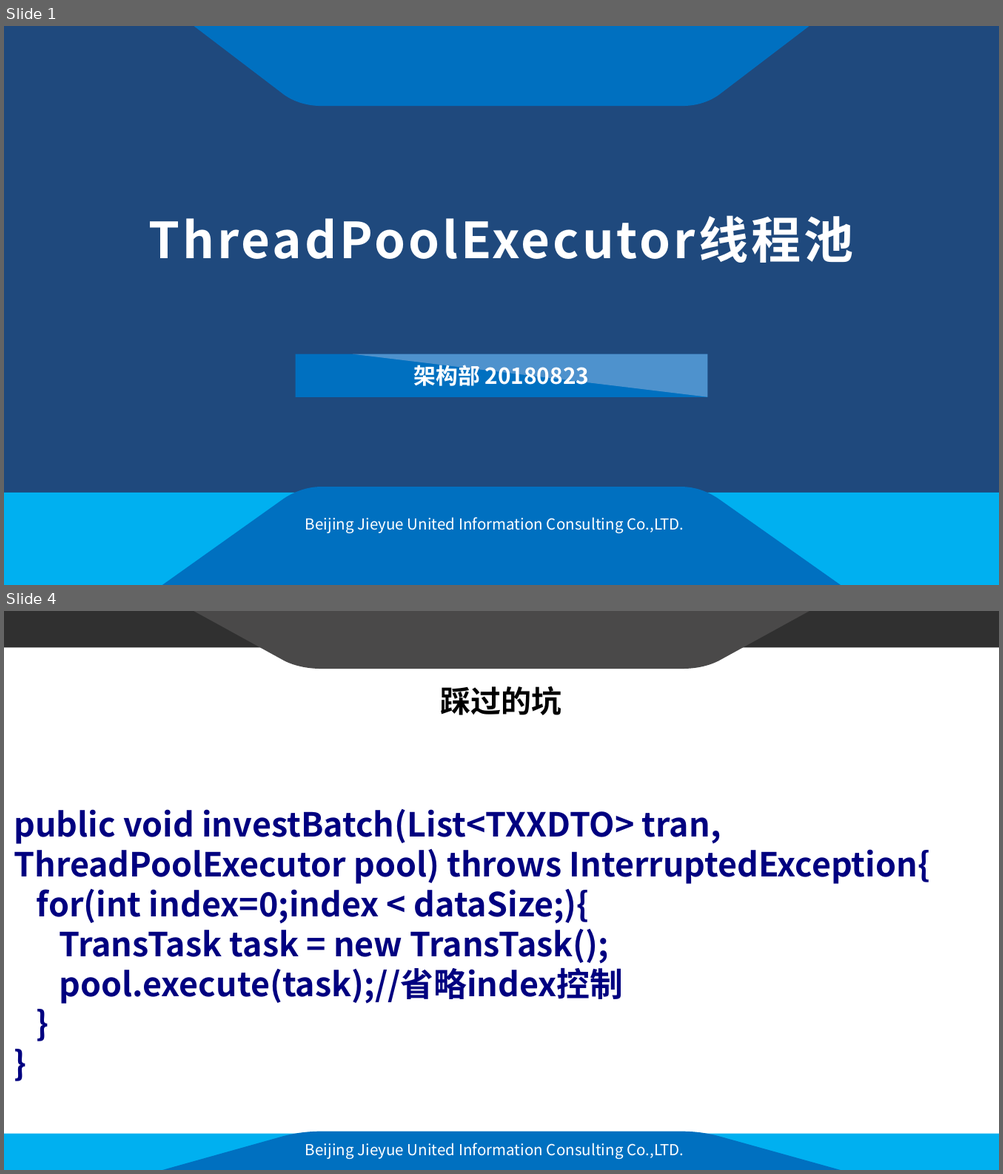
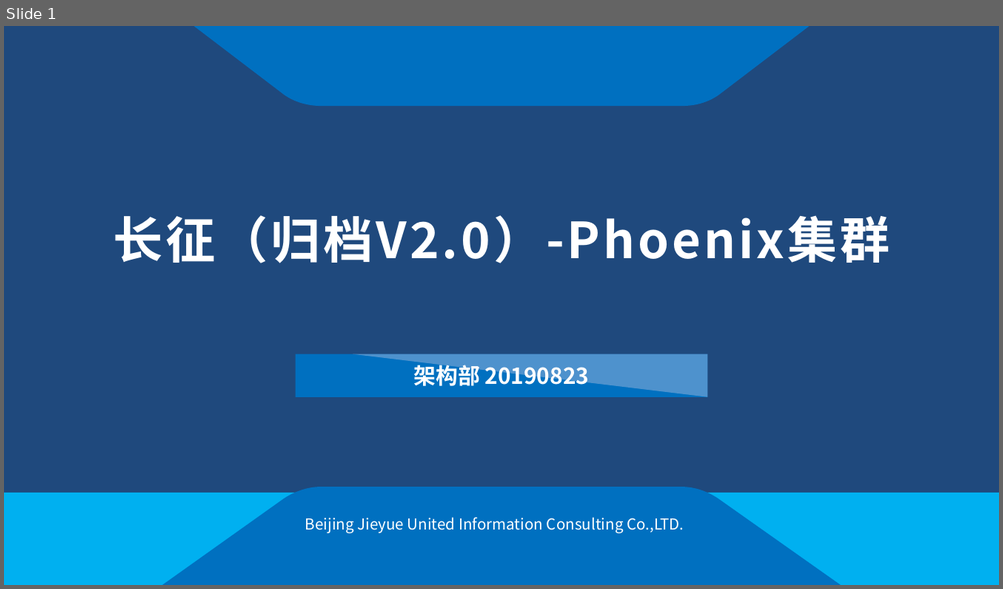
Before and after one commit to franparsunland/documents, a slide deck: 长征-Phoenix集群.pptx. Shown one above the other, each under a label of ours: slides 1 and 4 before the commit, slide 1 after it; the slides between them are not shown. The pictures are 1003x1174 and 1003x589 pixels, drawn with LibreOffice and Linux fonts; fonts in the diff are those of the drawing; background and template pictures are left out. Boxes give left, top, right and bottom in pixels: in the first picture for what was removed or moved away, otherwise in the second. Text is boxed around its words. In the diff, an @@ line names an element or a change of style, - is before the commit and + after.

```diff
--- a/长征-Phoenix集群.pptx
+++ b/长征-Phoenix集群.pptx
@@ slide 4 removed at (x1=4, y1=611, x2=999, y2=1170), background #FFFFFF; not listed: 4 template elements that a slide beside it also shows @@
@@ title removed at (x1=441, y1=686, x2=562, y2=715) @@
-踩过的坑
@@ text removed at (x1=14, y1=809, x2=930, y2=1004) @@
-public void investBatch(List<TXXDTO> tran, ThreadPoolExecutor pool) throws InterruptedException{
-for(int index=0;index < dataSize;){
-TransTask task = new TransTask();
-pool.execute(task);//省略index控制
-}
-}
@@ text removed at (x1=305, y1=1143, x2=683, y2=1159) @@
-Beijing Jieyue United Information Consulting Co.,LTD.
@@ slide 1 changed as well @@
@@ title at (x1=113, y1=215, x2=890, y2=264): text changed @@
-ThreadPoolExecutor线程池
+长征（归档V2.0）-Phoenix集群
@@ text at (x1=414, y1=362, x2=589, y2=390): text changed @@
-架构部 20180823
+架构部 20190823
```
Also in this commit, not shown: 14 slides added, 22 other slides removed.
